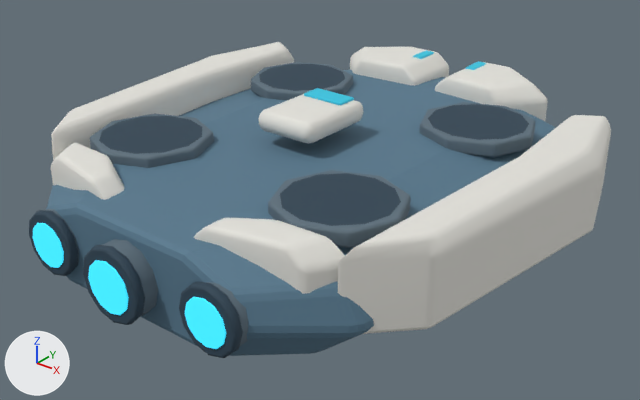
Before and after pictures for a commit that changed the glTF model space-battleship/dev/toon_ship/hulls/battleship.glb.
Rendered twice from a 50 mm lens placed at (6.0, -7.46, 4.3), pointed at (0.15, -0.14, -0.23). The lights are fixed; the arrows at lower left show +X, +Y and +Z. The older version comes first. Where no turn or scale is listed for an object, it has been applied to the vertices. Vertices at exactly the same position are counted once.

Names of what the first picture shows: 'Engine01Mesh', 'Engine02Mesh', 'Engine03Mesh', 'HullArmor'.
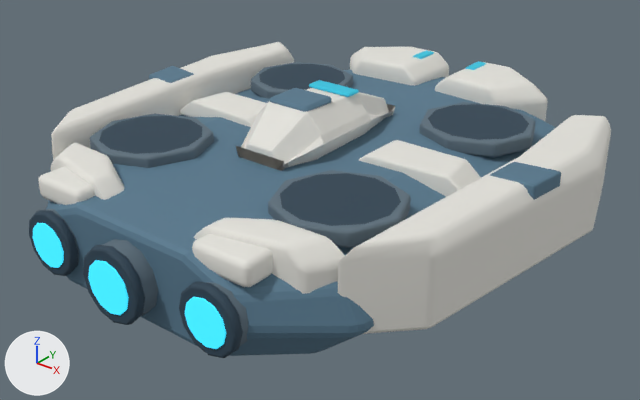
What differs and where, as boxes (x1, y1, x2, y2) in the pictures (640 x 400 px):
'HullArmor', reshaped: before (46, 42, 611, 356); after (38, 42, 611, 356)
part 1 of me_bowarmor, deleted: before (304, 88, 354, 105)
part 2 of me_bowarmor, deleted: before (259, 94, 363, 144)
part 3 of me_bowarmor, added: after (149, 66, 561, 200)
part 4 of me_bowarmor, added: after (38, 167, 95, 205)
part 5 of me_bowarmor, added: after (192, 234, 273, 287)

What the commit changed:
me_bowarmor is used by ob_hullarmor; location (0.0, 0.0, 0.0).
me_bowarmor had 1810 vertices, 3544 faces and spanned x -2.96..2.96, y -2.86..3.19, z -0.62..0.93.
me_bowarmor now has 2372 vertices, 4640 faces and spans x -2.96..2.96, y -2.86..3.19, z -0.62..1.05.
me_bowarmor part 1: the loose piece of 56 vertices spanning x -0.27..0.27, y 0.07..0.33, z 0.9..0.93 is deleted.
me_bowarmor part 2: the loose piece of 56 vertices spanning x -0.4..0.4, y -0.63..0.41, z 0.64..0.9 is deleted.
me_bowarmor part 3: 562 vertices added at x -2.83..2.83, y -1.0..1.13, z 0.32..1.05.
me_bowarmor part 4: 56 vertices added at x -1.48..-0.78, y -2.8..-2.24, z 0.3..0.56.
me_bowarmor part 5: 56 vertices added at x 0.78..1.48, y -2.8..-2.24, z 0.3..0.56.
